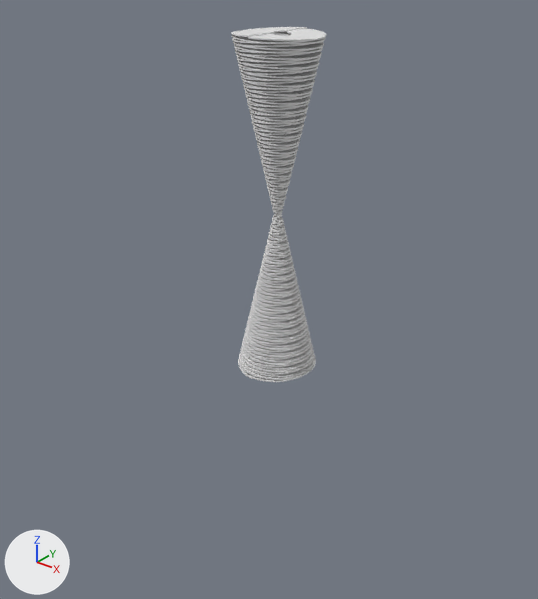
Renders of the Blender file спиралька абстракт.blend from each side of a commit.
One viewpoint serves both versions: a 50 mm lens placed at (109.4, -140.3, 62.2), pointed at (3.2, -7.5, -20.1). The axes (+X, +Y, +Z) are drawn at lower left. The lights are the same throughout.
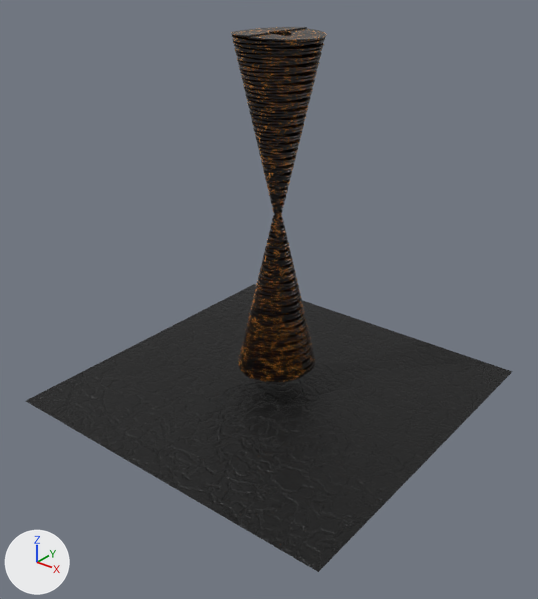
What differs and where, as boxes (x1, y1, x2, y2) in the pictures (538 x 599 px):
'bg', added
    after: (26, 284, 512, 572)
'Plane', recoloured
    both: (231, 27, 326, 382)

Edits to the bpy script that builds the scene:
```text
Add mat_mramor_tucih:
    mat_mramor_tucih = bpy.data.materials.new('mramor_Tucih')
    # nodes: BsdfPrincipled, Bump, MixShader, OutputMaterial, TexNoise, ValToRGB
    # colours: black #000000, white #ffffff, orange #ffa745
Add mat_camen_noise_tucih:
    mat_camen_noise_tucih = bpy.data.materials.new('camen_noise_Tucih')
    # nodes: BsdfPrincipled, Bump, Mapping, Mix, OutputMaterial, TexCoord, TexNoise, TexVoronoi, ValToRGB
    # colours: black #000000, orange #bc8743
Change me_plane:
    where me_plane.from_pydata(...)  # 1089 vertices, 1024 faces; spans x -1.0..1.0, y -1.0..1.0, z 0.0
    add me_plane.materials.append(mat_mramor_tucih)
Add me_plane_001:
    me_plane_001.from_pydata(...)  # 4 vertices, 1 face; spans x -1.0..1.0, y -1.0..1.0, z 0.0
    me_plane_001.materials.append(mat_camen_noise_tucih)
Add ob_bg:
    ob_bg = bpy.data.objects.new('bg', me_plane_001)
    ob_bg.location = (0.0, 0.0, -50.7)
    ob_bg.scale = (48.6, 48.6, 48.6)
```
